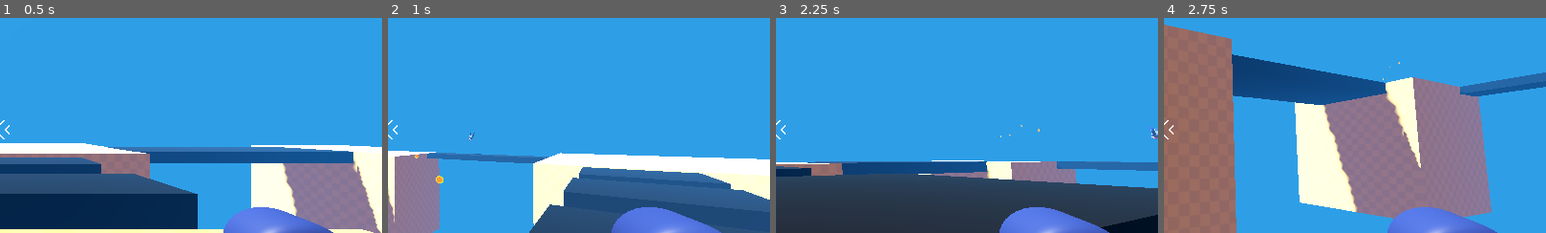
Above: before the commit, frames 1-4 (left to right).
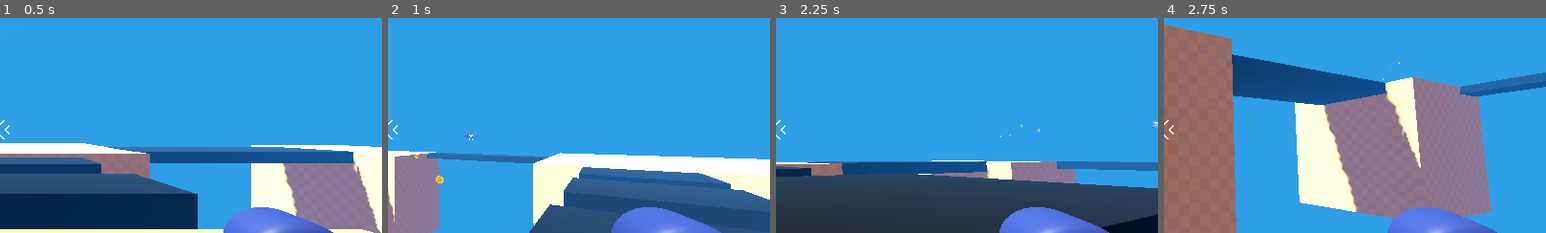
Above: after the commit, the same moments.

Repository: sj6258/My-1st-3D-game
Game: Godot game, scene res://game.tscn
Same seed, same stepped clock (60 frames per second), same inputs: the game is played once before the commit and once after it.
Inputs (mouse positions are % of the whole screen's width and height, from its top left):
- Up to frame 1 (0.5 s): no input
- Up to frame 2 (1 s): tap Enter at 0.5 s; move the mouse to (55, 50) at 0.52 s; press the mouse at (55, 50) at 0.53 s; hold W (move_forward) from 0.53 s (still down); tap Space (jump) at 0.77 s
- Up to frame 3 (2.25 s): keep holding W (move_forward); move the mouse to (45, 50) at 1.27 s; release the mouse at (45, 50) at 1.28 s; tap Alt at 1.35 s; tap Space (jump) at 1.52 s; move the mouse to (52, 48) at 2.02 s; tap Shift at 2.1 s
- Up to frame 4 (2.75 s): keep holding W (move_forward)
The pictures show only the part of the screen within x 50-100%, y 24-74%; the shares and areas given below are measured in that part.

Frame 1 is identical in both runs. In frame 2, less than 0.1% of the frame differs, in the area x 20-24%, y 53-64%; in frame 3, 0.1%, in the area x 97-100%, y 48-57%; in frame 4, nothing differs.

Commit message:
modified the mobs

Diff:
--- a/mob/mob.gd
+++ b/mob/mob.gd
@@ -1,7 +1,28 @@
 extends RigidBody3D
 
+var health = 3
+var speed = randf_range(2.0, 4.0)
+
 @onready var bat_model: Node3D = %bat_model
+
+@onready var player = get_node("/root/Game/Player")
+
+
+func _physics_process(_delta):
+	var direction = global_position.direction_to(player.global_position)
+	direction.y = 0.0
+	linear_velocity = direction * speed
+	%bat_model.rotation.y = Vector3.FORWARD.signed_angle_to(direction, Vector3.UP) + PI
 
 
 func take_damage():
 	bat_model.hurt()
+
+	health -= 1
+
+	if health == 0:
+		set_physics_process(false)
+		gravity_scale = 1.0
+		var direction = -1.0 * global_position.direction_to(player.global_position)
+		var random_upward_force = Vector3.UP * randf_range(1.0, 5.0)
+		apply_central_impulse(direction * 10 + random_upward_force)
